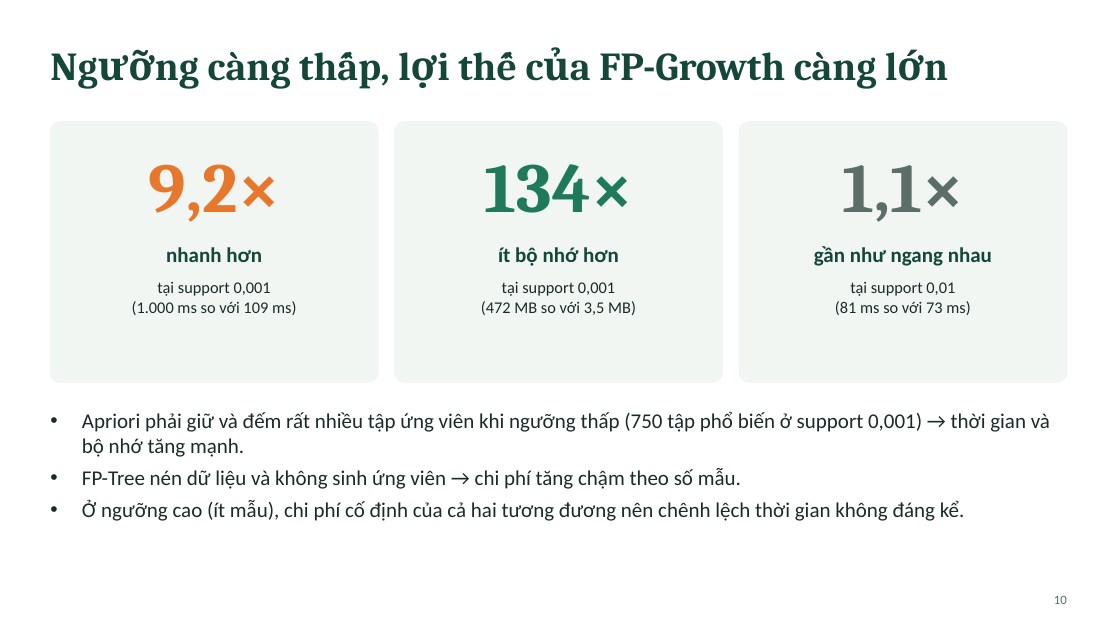
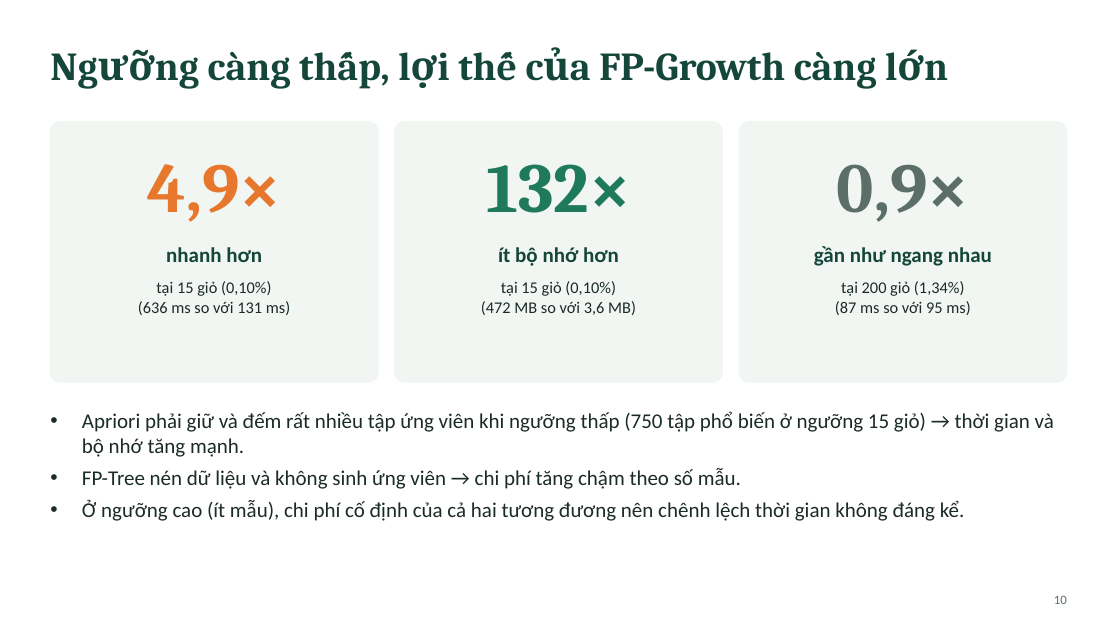
Before and after one commit to dth251/DATA-MINING-PROJECT-01, a slide deck: slide 10 of presentation/BAO_CAO_PROJECT-DATA-MINING.pptx. Drawn at 1120x630 pixels with LibreOffice and Linux fonts; fonts in the diff are those of the drawing. Boxes give left, top, right and bottom in pixels: in the first picture for what was removed or moved away, otherwise in the second. Text is boxed around its words. In the diff, an @@ line names an element or a change of style, - is before the commit and + after.

```diff
--- a/presentation/BAO_CAO_PROJECT-DATA-MINING.pptx
+++ b/presentation/BAO_CAO_PROJECT-DATA-MINING.pptx
@@ text at box(147, 164, 281, 222): text changed @@
-9,2×
+4,9×
@@ text at box(486, 164, 631, 213): text changed @@
-134×
+132×
@@ text at box(837, 164, 969, 222): text changed @@
-1,1×
+0,9×
@@ text at box(138, 281, 290, 315): text changed @@
-tại support 0,001
-(1.000 ms so với 109 ms)
+tại 15 giỏ (0,10%)
+(636 ms so với 131 ms)
@@ text at box(481, 281, 636, 315): text changed @@
-tại support 0,001
-(472 MB so với 3,5 MB)
+tại 15 giỏ (0,10%)
+(472 MB so với 3,6 MB)
@@ text at box(835, 281, 970, 315): text changed @@
-tại support 0,01
-(81 ms so với 73 ms)
+tại 200 giỏ (1,34%)
+(87 ms so với 95 ms)
@@ text at box(82, 411, 1054, 457): text changed @@
-• Apriori phải giữ và đếm rất nhiều tập ứng viên khi ngưỡng thấp (750 tập phổ biến ở support 0,001) → thời gian và bộ nhớ tăng mạnh.
+• Apriori phải giữ và đếm rất nhiều tập ứng viên khi ngưỡng thấp (750 tập phổ biến ở ngưỡng 15 giỏ) → thời gian và bộ nhớ tăng mạnh.
```
Also in this commit, not shown: 10 other slides changed.
